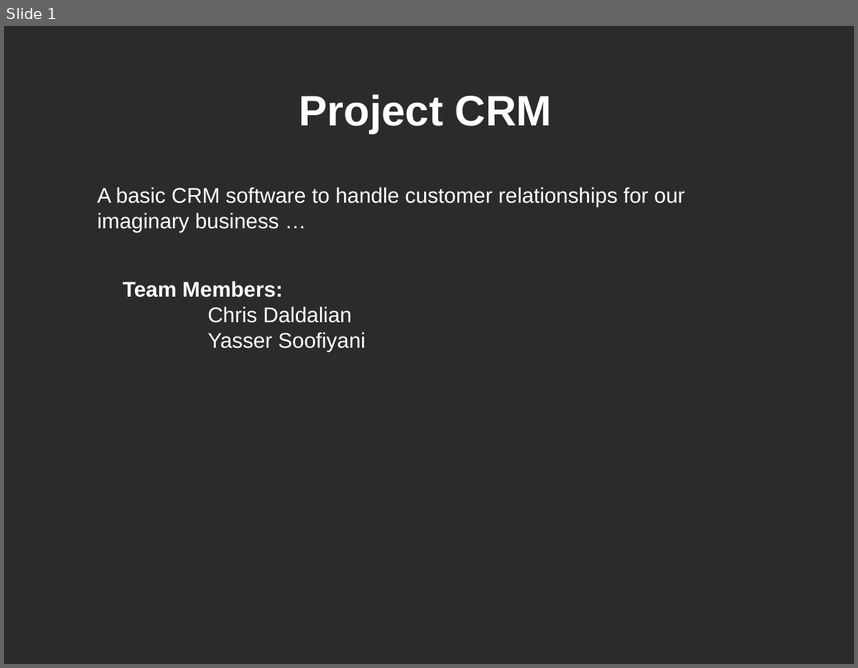
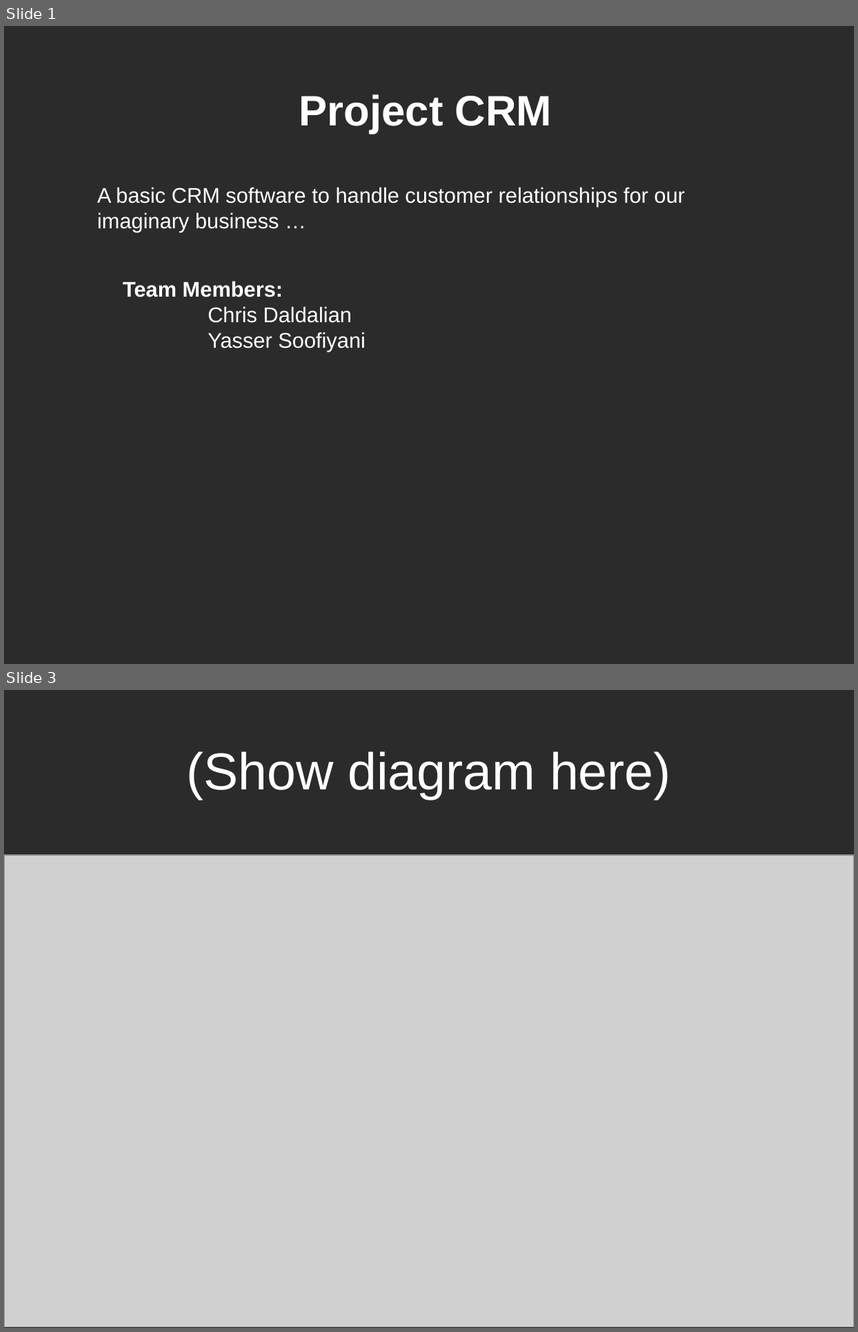
Before and after one commit to ChrDald/ProjectCRM, a slide deck: Presentation/Project CRM.ppt. Shown one above the other, each under a label of ours: slide 1 before the commit, slides 1 and 3 after it; the slides between them are not shown. The pictures are 858x668 and 858x1332 pixels, drawn with LibreOffice and Linux fonts; fonts in the diff are those of the drawing; grey boxes stand for pictures; background and template pictures are left out; a plain dark background stands for a picture behind light text. Boxes give left, top, right and bottom in pixels: in the first picture for what was removed or moved away, otherwise in the second. Text is boxed around its words. In the diff, an @@ line names an element or a change of style, - is before the commit and + after.

```diff
--- a/Presentation/Project CRM.ppt
+++ b/Presentation/Project CRM.ppt
@@ slide 3 added at (4, 690, 854, 1328), background picture (left out) @@
@@ title added at (186, 751, 671, 799), 44 pt, text #FFFFFF @@
+(Show diagram here)
@@ picture added at (4, 855, 854, 1327) @@
```
Also in this commit, not shown: 10 other slides added, 9 slides removed, 1 other file.
